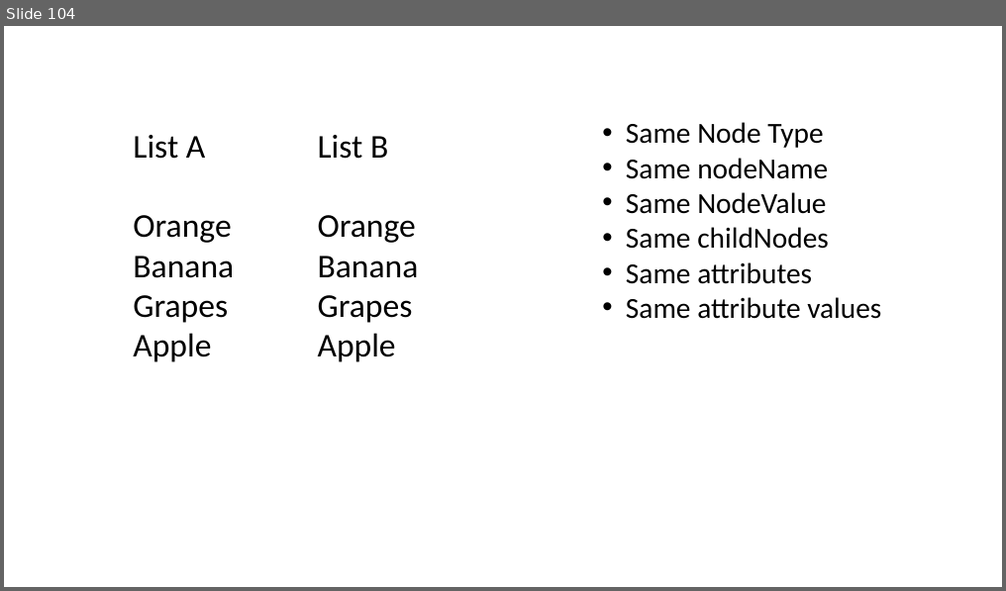
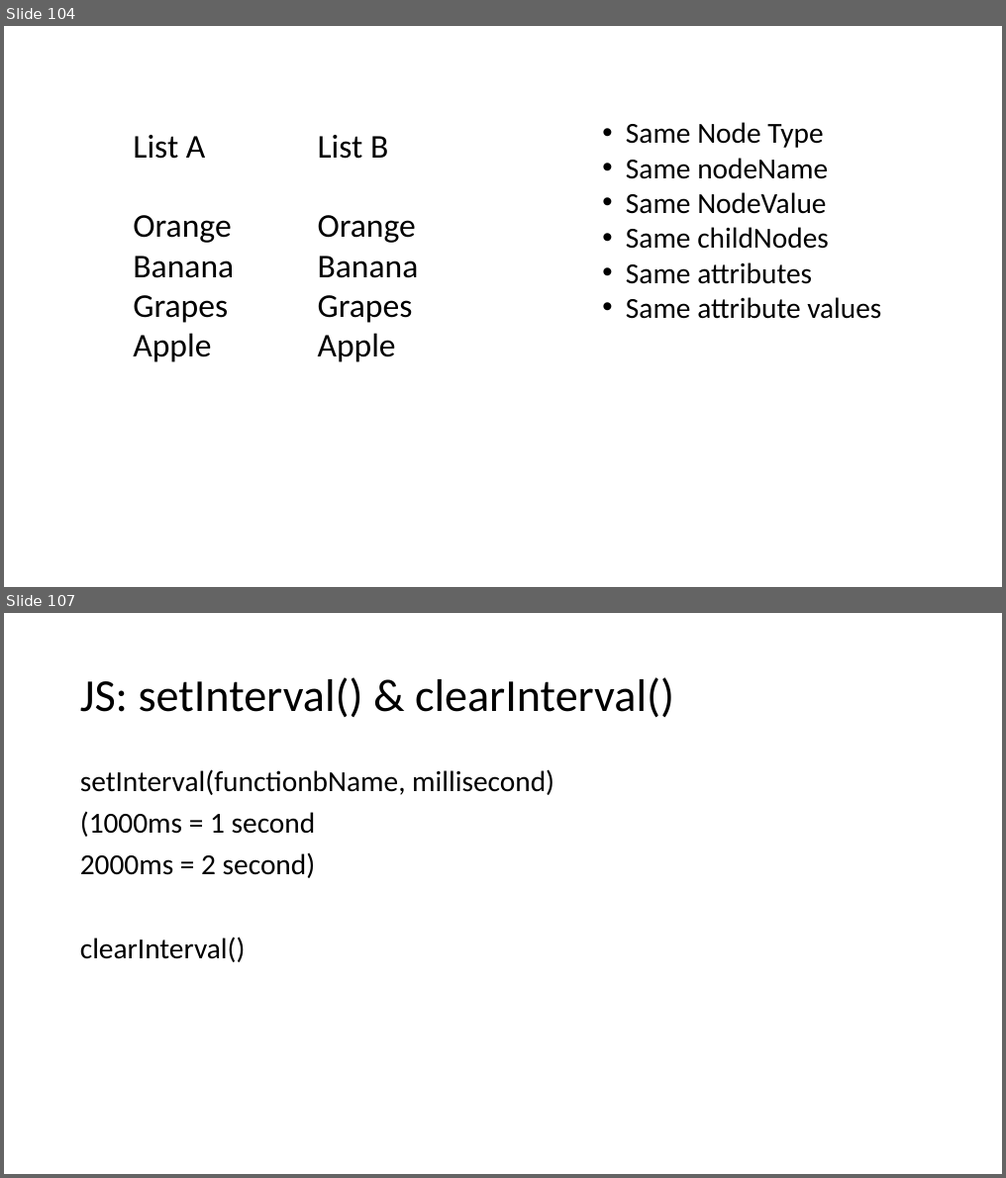
Before and after one commit to PiyushChaturvedii/Batch04, a slide deck: JavaScript.pptx. Shown one above the other, each under a label of ours: slide 104 before the commit, slides 104 and 107 after it; the slides between them are not shown. The pictures are 1006x591 and 1006x1178 pixels, drawn with LibreOffice and Linux fonts; fonts in the diff are those of the drawing. Boxes give left, top, right and bottom in pixels: in the first picture for what was removed or moved away, otherwise in the second. Text is boxed around its words. In the diff, an @@ line names an element or a change of style, - is before the commit and + after.

```diff
--- a/JavaScript.pptx
+++ b/JavaScript.pptx
@@ slide 107 added at <box>4,613,1002,1174</box>, background #FFFFFF @@
@@ title added at <box>80,677,674,718</box>, 44 pt, text #000000 @@
+JS: setInterval() & clearInterval()
@@ text added at <box>80,769,554,962</box>, 28 pt, text #000000 @@
+setInterval(functionbName, millisecond)
+(1000ms = 1 second
+2000ms = 2 second)
+clearInterval()
```
Also in this commit, not shown: 3 other slides added, 10 other files.
